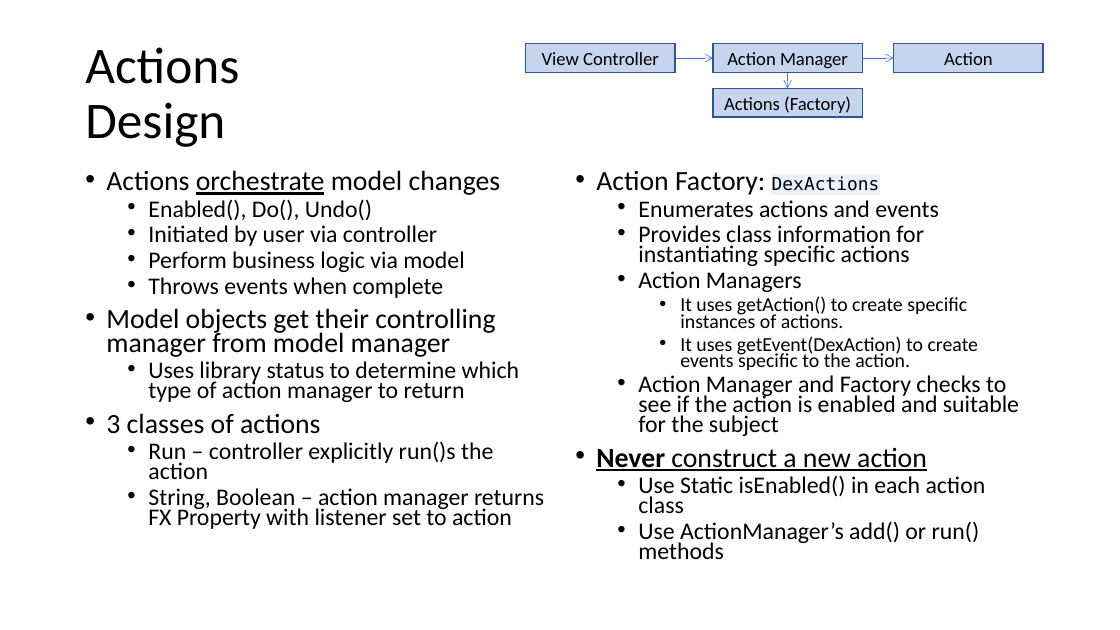
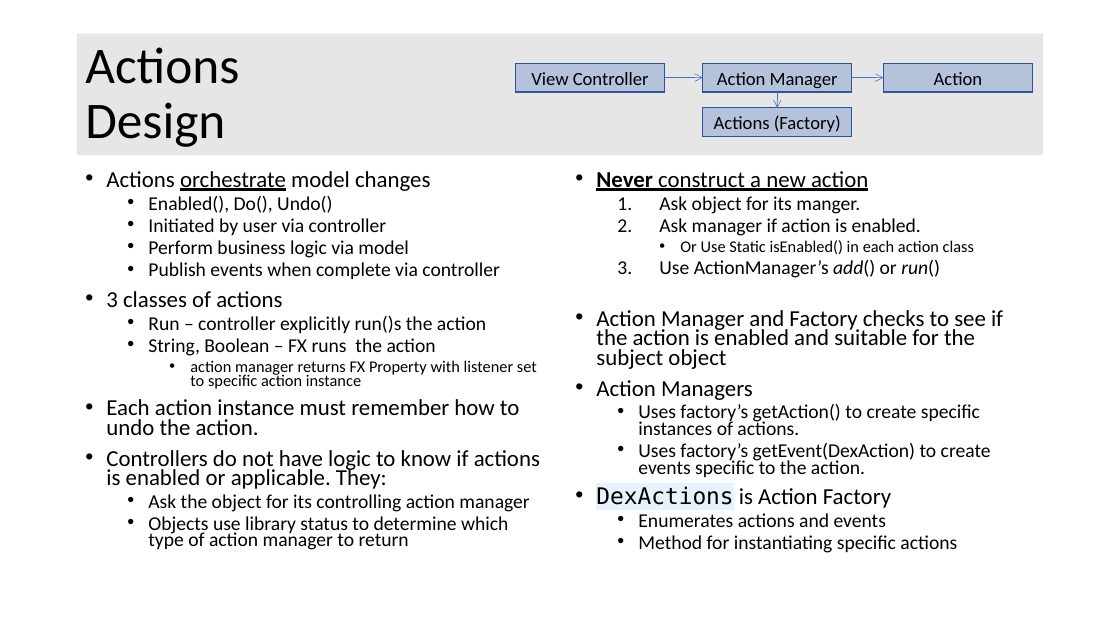
Before and after one commit to OpenTravel/OTM-DE-Utilities, a slide deck: slide 7 of otm-dex/OTM-DEX Architecture.pptx. Drawn at 1120x630 pixels with LibreOffice and Linux fonts; fonts in the diff are those of the drawing. Boxes give left, top, right and bottom in pixels: in the first picture for what was removed or moved away, otherwise in the second. Text is boxed around its words. In the diff, an @@ line names an element or a change of style, - is before the commit and + after.

```diff
--- a/otm-dex/OTM-DEX Architecture.pptx
+++ b/otm-dex/OTM-DEX Architecture.pptx
@@ title "Actions Design": place and size @@
-title "Actions Design" at (85,47,239,147)
+title "Actions Design" at (77,34,1044,155)
@@ title "Actions Design" at (77,34,1044,155): fill none to #E7E6E6 @@
@@ 4 rectangles, 3 arrows: place and size @@
-4 rectangles, 3 arrows at (526,44,1044,117)
+4 rectangles, 3 arrows at (515,63,1033,136)
@@ text at (106,171,486,333): size 23.8 to 19.6 pt in "Actions orchestrate model changes", "3 classes of actions"; size 20.4 to 16.8 pt in "Enabled(), Do(), Undo()", "Initiated by user via controller", "Perform business logic via model", "Run – controller explicitly run()s the action" @@
@@ text at (596,171,1003,508): text changed; size 23.8 to 16.8 pt @@
-• Action Factory: DexActions
+• Never construct a new action
+  1. Ask object for its manger.
+  2. Ask manager if action is enabled.
+    • Or Use Static isEnabled() in each action class
+  3. Use ActionManager’s add() or run()
+• Action Manager and Factory checks to see if the action is enabled and suitable for the subject object
+• Action Managers
+  • Uses factory’s getAction() to create specific instances of actions.
+  • Uses factory’s getEvent(DexAction) to create events specific to the action.
+• DexActions is Action Factory
@@ text at (148,262,500,279): text changed; size 20.4 to 16.8 pt @@
-  • Throws events when complete
-• Model objects get their controlling manager from model manager
-  • Uses library status to determine which type of action manager to return
+  • Publish events when complete via controller
@@ text at (106,338,540,550): text changed; size 20.4 to 16.8 pt @@
-  • String, Boolean – action manager returns FX Property with listener set to action
+  • String, Boolean – FX runs the action
+    • action manager returns FX Property with listener set to specific action instance
+• Each action instance must remember how to undo the action.
+• Controllers do not have logic to know if actions is enabled or applicable. They:
+  • Ask the object for its controlling action manager
+  • Objects use library status to determine which type of action manager to return
@@ text at (638,535,957,553): text changed; size 20.4 to 16.8 pt @@
-  • Provides class information for instantiating specific actions
-  • Action Managers
-    • It uses getAction() to create specific instances of actions.
-    • It uses getEvent(DexAction) to create events specific to the action.
-  • Action Manager and Factory checks to see if the action is enabled and suitable for the subject
-• Never construct a new action
-  • Use Static isEnabled() in each action class
-  • Use ActionManager’s add() or run() methods
+  • Method for instantiating specific actions
@@ text at (638,513,886,527): size 20.4 to 16.8 pt in "Enumerates actions and events" @@
```
Also in this commit, not shown: 32 other slides changed, 7 slides added, 8 slides removed, 5 other files.
